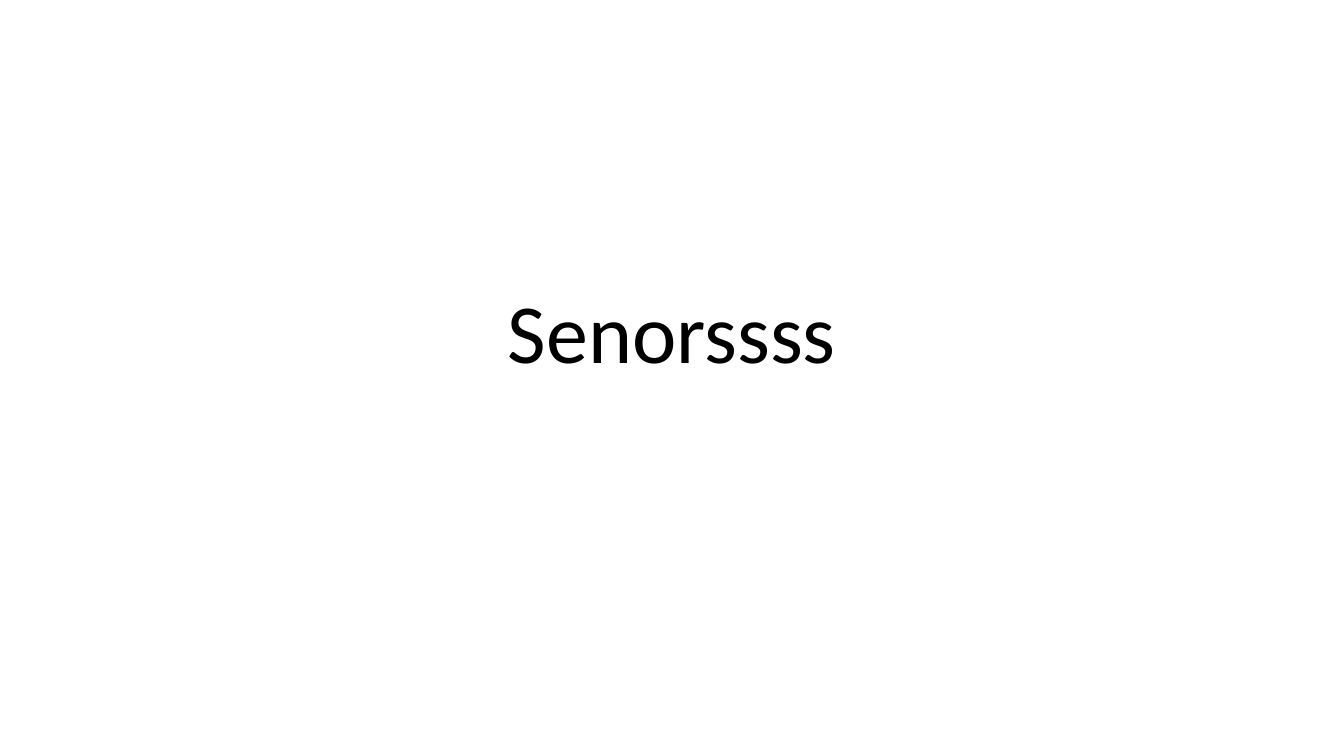
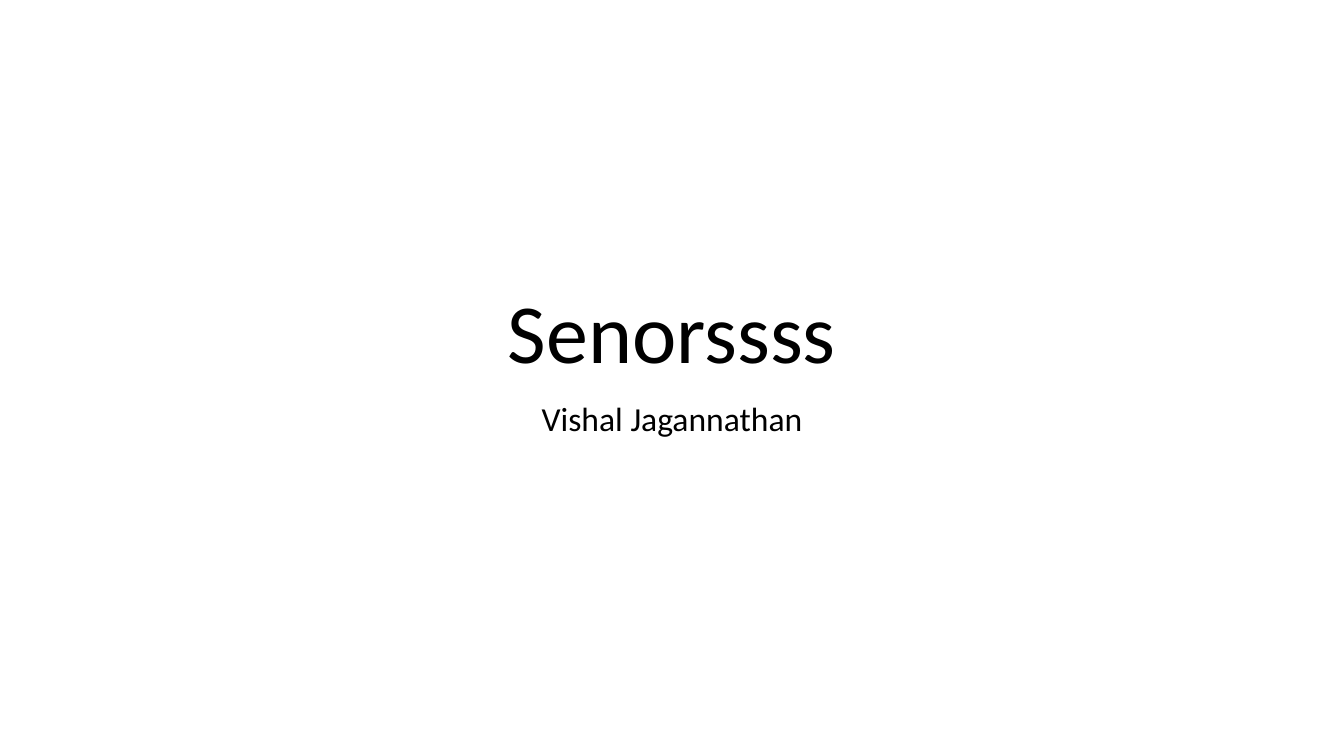
Before and after one commit to rchatrath7/PDH-Workshops, a slide deck: slide 1 of vishal-sensors-lecture/Sensor Lecture.pptx. Drawn at 1344x756 pixels with LibreOffice and Linux fonts; fonts in the diff are those of the drawing. Boxes give left, top, right and bottom in pixels: in the first picture for what was removed or moved away, otherwise in the second. Text is boxed around its words. In the diff, an @@ line names an element or a change of style, - is before the commit and + after.

```diff
--- a/vishal-sensors-lecture/Sensor Lecture.pptx
+++ b/vishal-sensors-lecture/Sensor Lecture.pptx
@@ subtitle added at (x1=542, y1=407, x2=803, y2=437), 24 pt, text #000000 @@
+Vishal Jagannathan
```
Also in this commit, not shown: 3 other slides changed, 4 slides added, 2 slides removed.
